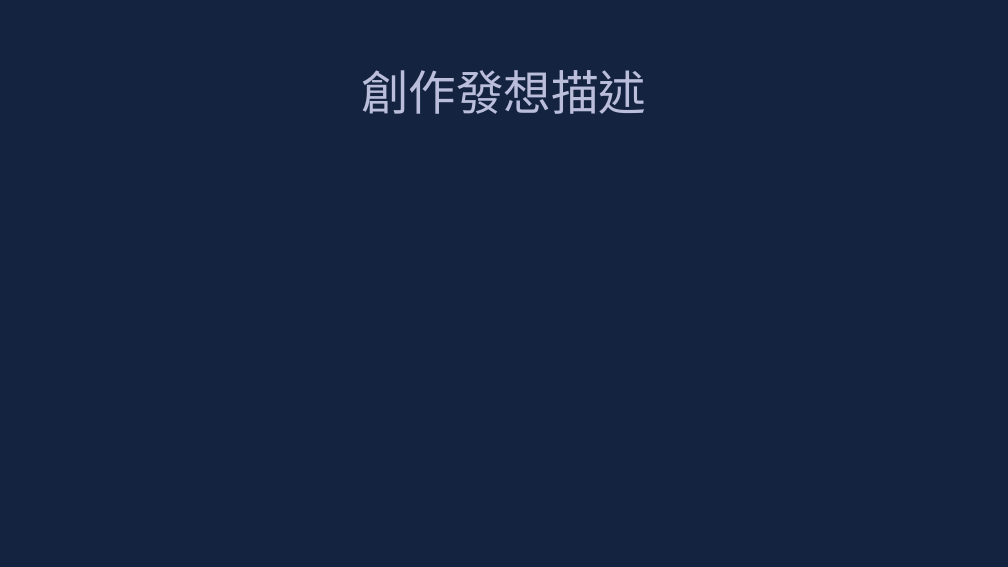
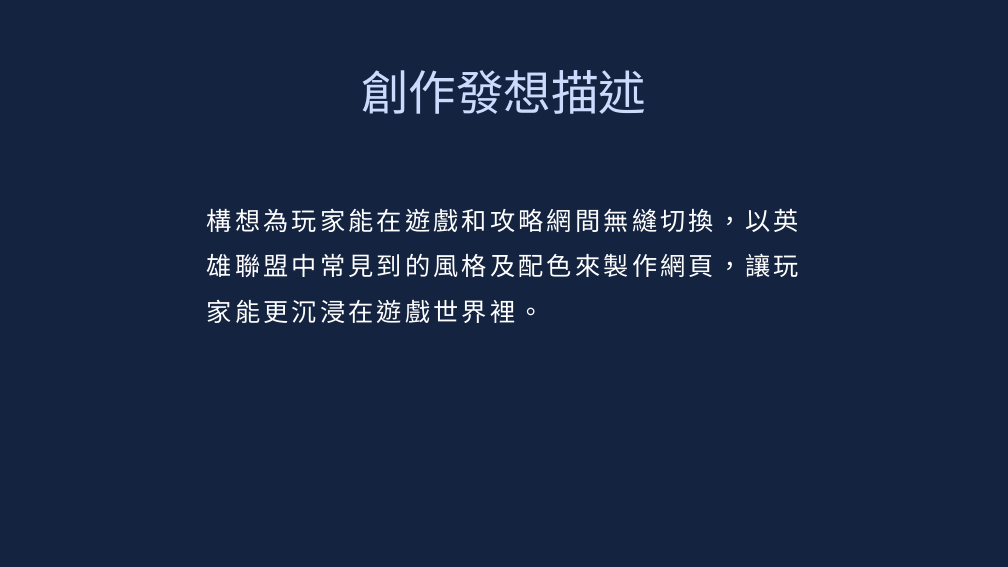
Before and after one commit to leonasdev/WebMidProject, a slide deck: slide 9 of 企劃書.pptx. Drawn at 1008x567 pixels with LibreOffice and Linux fonts; fonts in the diff are those of the drawing. Boxes give left, top, right and bottom in pixels: in the first picture for what was removed or moved away, otherwise in the second. Text is boxed around its words. In the diff, an @@ line names an element or a change of style, - is before the commit and + after.

```diff
--- a/企劃書.pptx
+++ b/企劃書.pptx
@@ text "創作發想描述" at [361, 70, 646, 114]: text colour #BBBEDB to #CCDBFD @@
@@ text added at [207, 208, 799, 323], 24 pt, text #FFFFFF @@
+構想為玩家能在遊戲和攻略網間無縫切換，以英雄聯盟中常見到的風格及配色來製作網頁，讓玩家能更沉浸在遊戲世界裡。
```
Also in this commit, not shown: 8 other slides changed.
